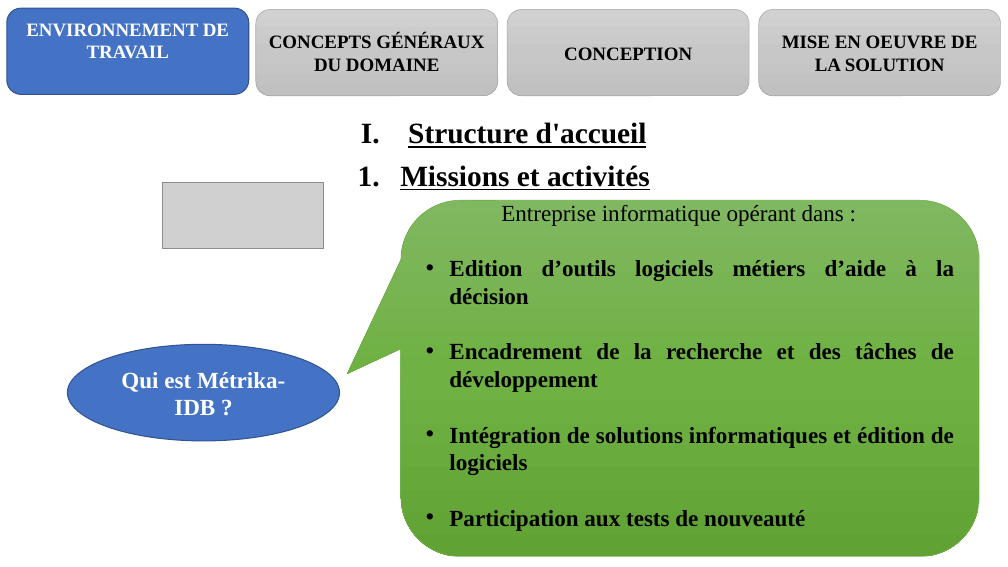
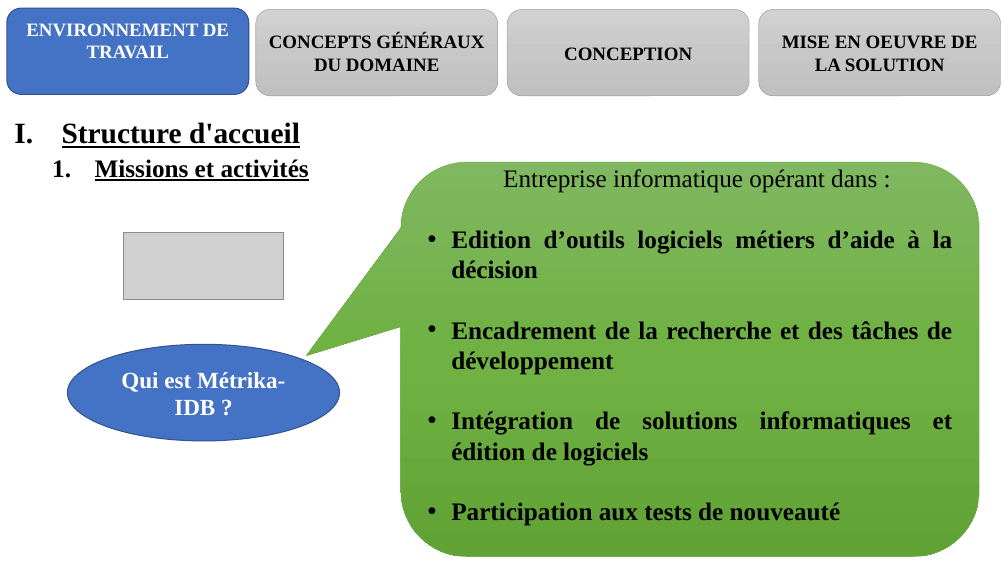
Before and after one commit to melaken/distdocs, a slide deck: slide 3 of Documents/theme/diapo.pptx. Drawn at 1008x567 pixels with LibreOffice and Linux fonts; fonts in the diff are those of the drawing; grey boxes stand for pictures. Boxes give left, top, right and bottom in pixels: in the first picture for what was removed or moved away, otherwise in the second. Text is boxed around its words. In the diff, an @@ line names an element or a change of style, - is before the commit and + after.

```diff
--- a/Documents/theme/diapo.pptx
+++ b/Documents/theme/diapo.pptx
@@ text "Structure d'accueil" at [62, 122, 309, 181]: size 28 to 24 pt in "Missions et activités"; alignment centre to justified; list level 1 to 2 in "Missions et activités" @@
@@ rounded speech box "Entreprise informatique opérant dans :": place and size @@
-rounded speech box "Entreprise informatique opérant dans :" at [401, 200, 979, 557]
+rounded speech box "Entreprise informatique opérant dans :" at [401, 163, 979, 557]
@@ rounded speech box "Entreprise informatique opérant dans :" at [401, 163, 979, 557]: size 22 to 24 pt; proportions changed @@
@@ picture: place and size @@
-picture at [163, 182, 323, 249]
+picture at [123, 232, 284, 299]
```
Also in this commit, not shown: 2 other slides changed, 1 slide added, 3 other files.
